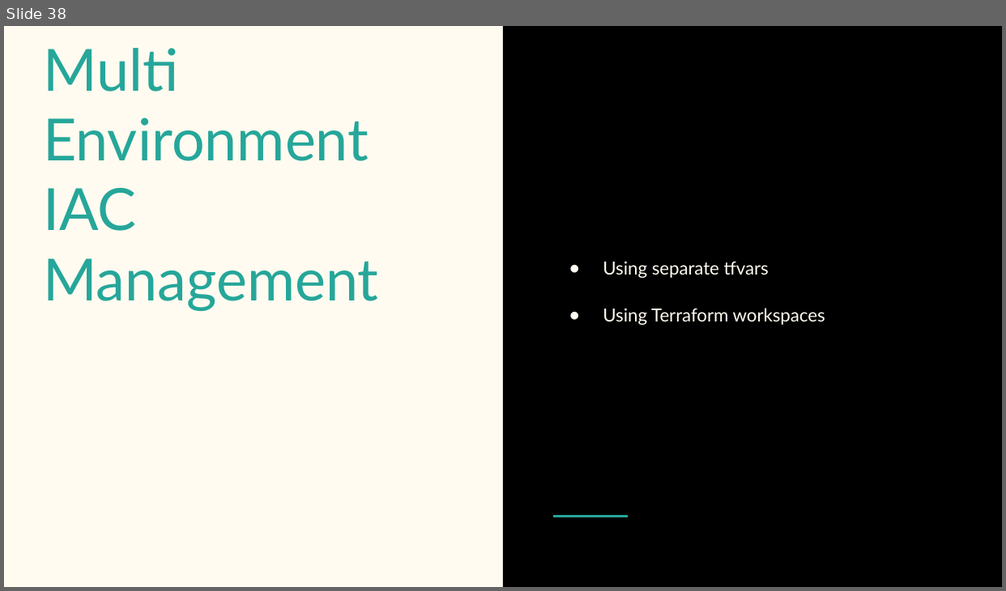
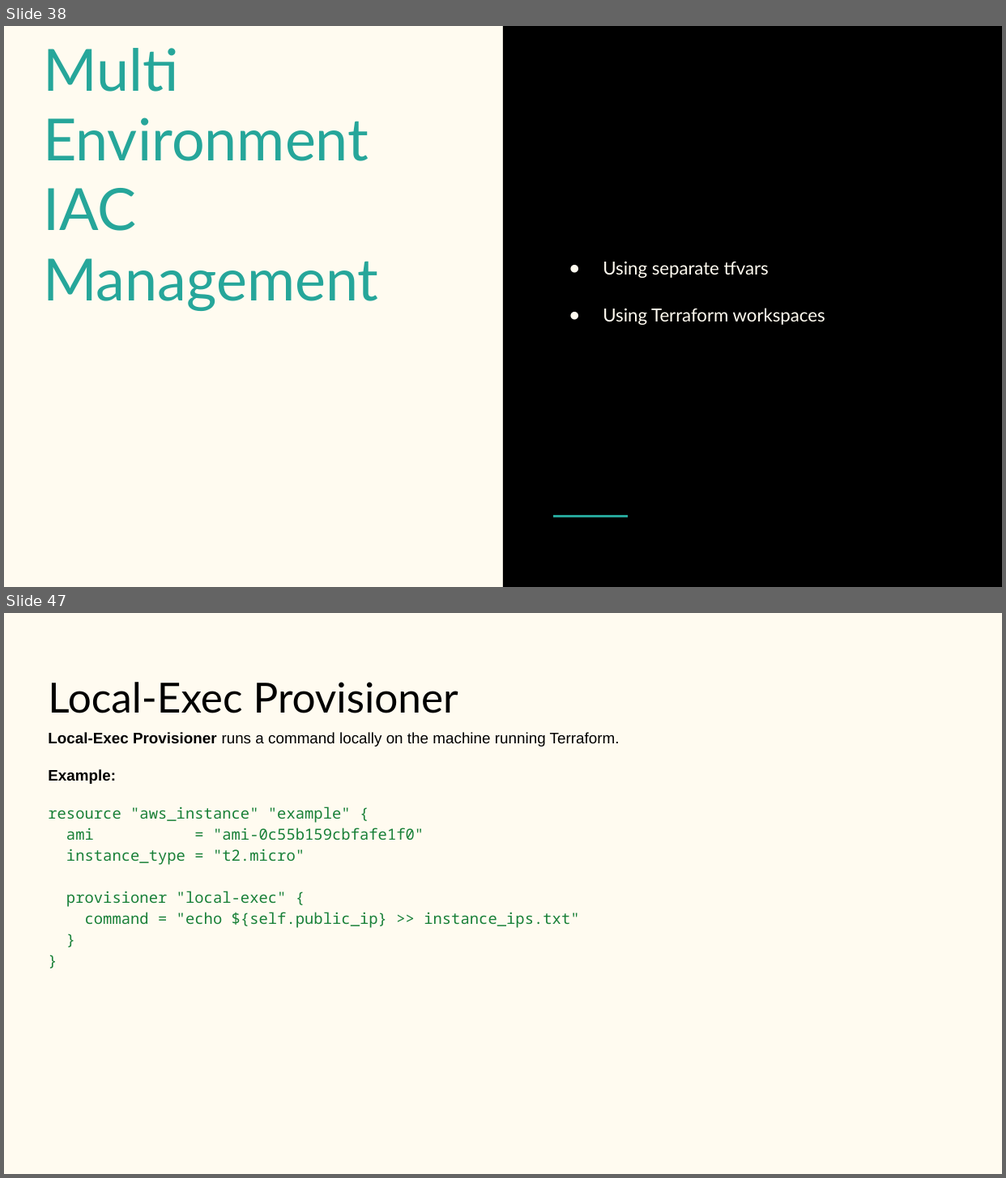
Before and after one commit to jainankur2/ankur-terraform-learning, a slide deck: Terraform.pptx. Shown one above the other, each under a label of ours: slide 38 before the commit, slides 38 and 47 after it; the slides between them are not shown. The pictures are 1006x591 and 1006x1178 pixels, drawn with LibreOffice and Linux fonts; fonts in the diff are those of the drawing. Boxes give left, top, right and bottom in pixels: in the first picture for what was removed or moved away, otherwise in the second. Text is boxed around its words. In the diff, an @@ line names an element or a change of style, - is before the commit and + after.

```diff
--- a/Terraform.pptx
+++ b/Terraform.pptx
@@ slide 47 added at (4,613,1002,1174), background #FFFBF0 @@
@@ title added at (48,682,458,713), 30 pt, text #000000 @@
+Local-Exec Provisioner
@@ text added at (48,732,620,928), 11 pt, text #188038 @@
+Local-Exec Provisioner runs a command locally on the machine running Terraform.
+Example:
+resource "aws_instance" "example" {
+ami = "ami-0c55b159cbfafe1f0"
+instance_type = "t2.micro"
+provisioner "local-exec" {
+command = "echo ${self.public_ip} >> instance_ips.txt"
+}
+}
```
Also in this commit, not shown: 2 slides changed, 16 other slides added, 44 other files.
